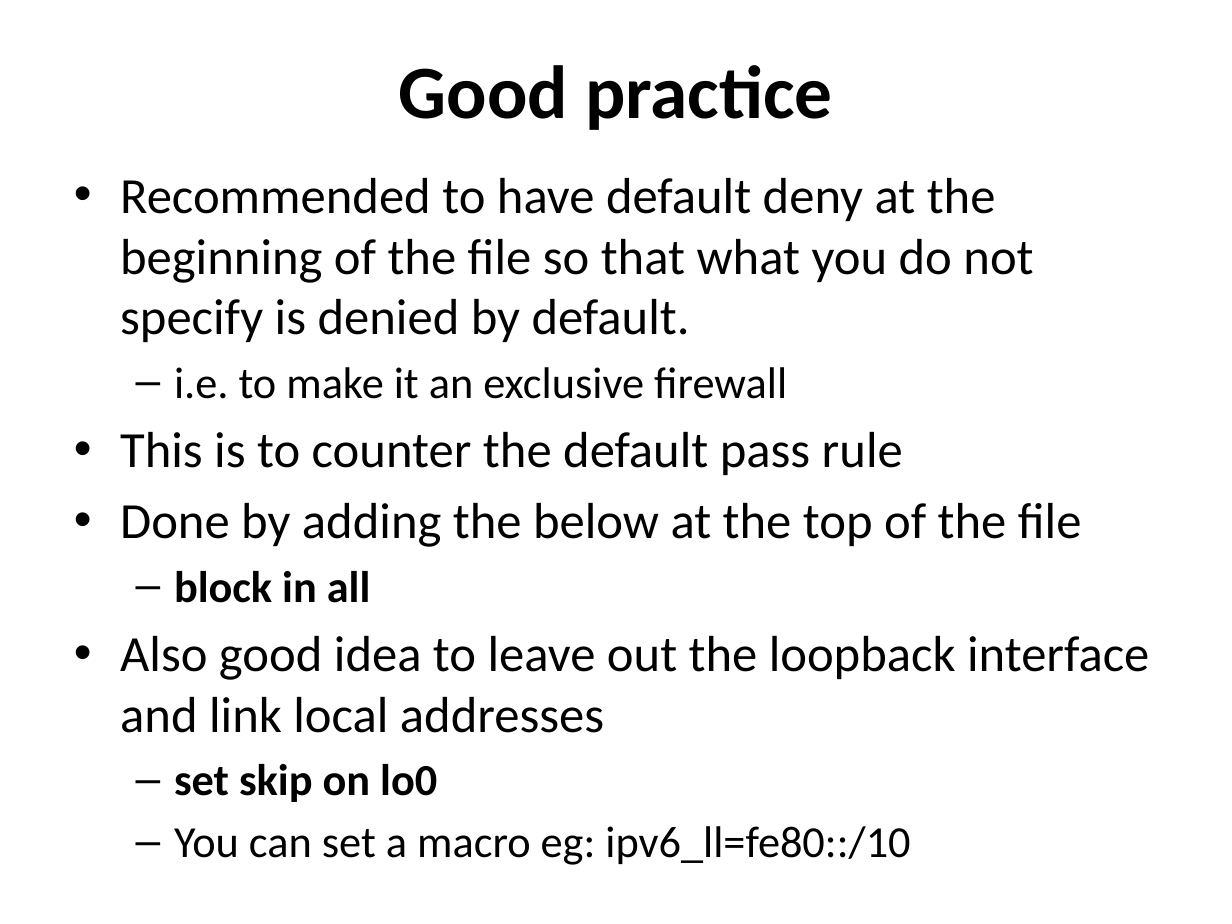
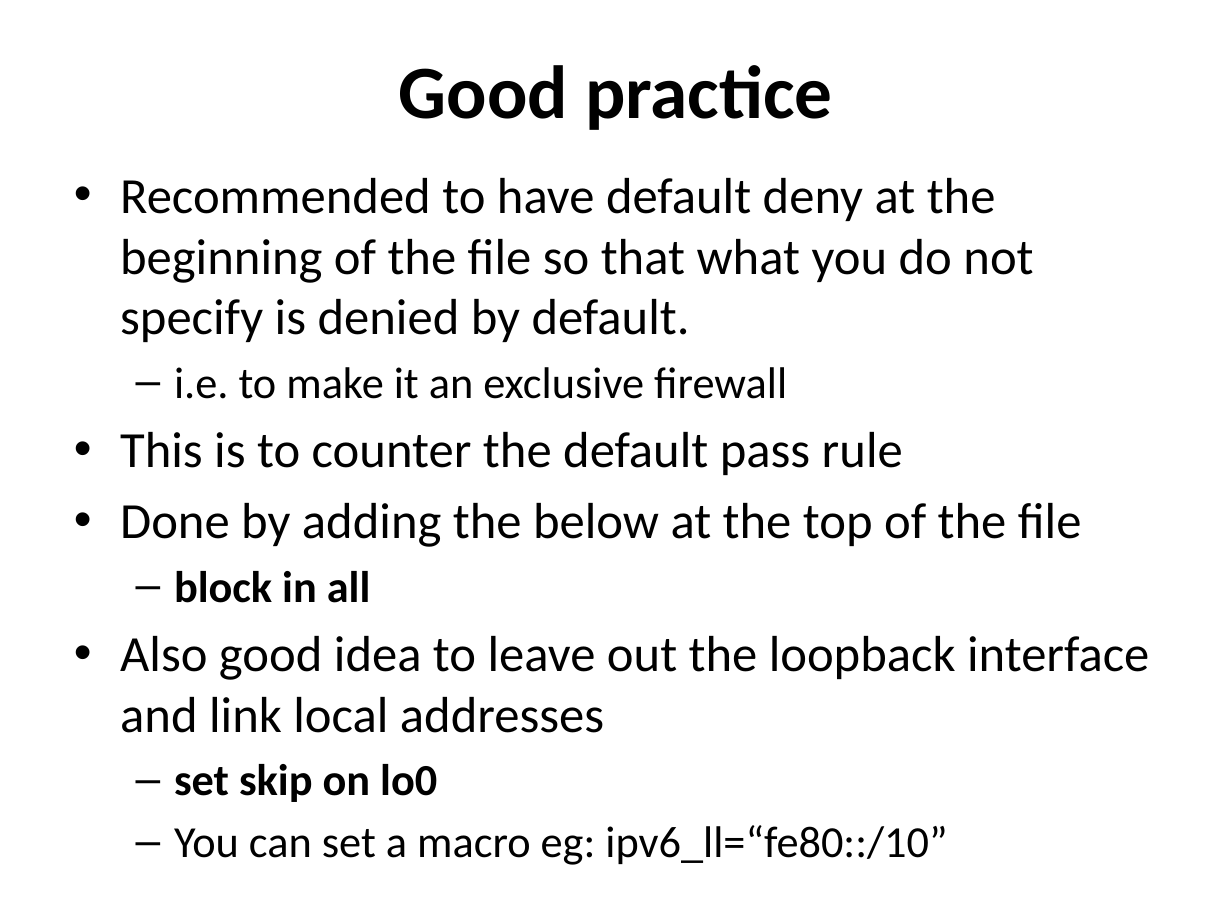
Before and after one commit to afnog/sse, a slide deck: slide 16 of firewalls/Firewalling in FreeBSD-v1.pptx. Drawn at 1232x924 pixels with LibreOffice and Linux fonts; fonts in the diff are those of the drawing. Boxes give left, top, right and bottom in pixels: in the first picture for what was removed or moved away, otherwise in the second. Text is boxed around its words. In the diff, an @@ line names an element or a change of style, - is before the commit and + after.

Commit message:
/ ‘firewalls/Firewalling in FreeBSD-v1.pptx’

```diff
--- a/firewalls/Firewalling in FreeBSD-v1.pptx
+++ b/firewalls/Firewalling in FreeBSD-v1.pptx
@@ text at (x1=174, y1=825, x2=947, y2=865): text changed @@
-  – You can set a macro eg: ipv6_ll=fe80::/10
+  – You can set a macro eg: ipv6_ll=“fe80::/10”
```
